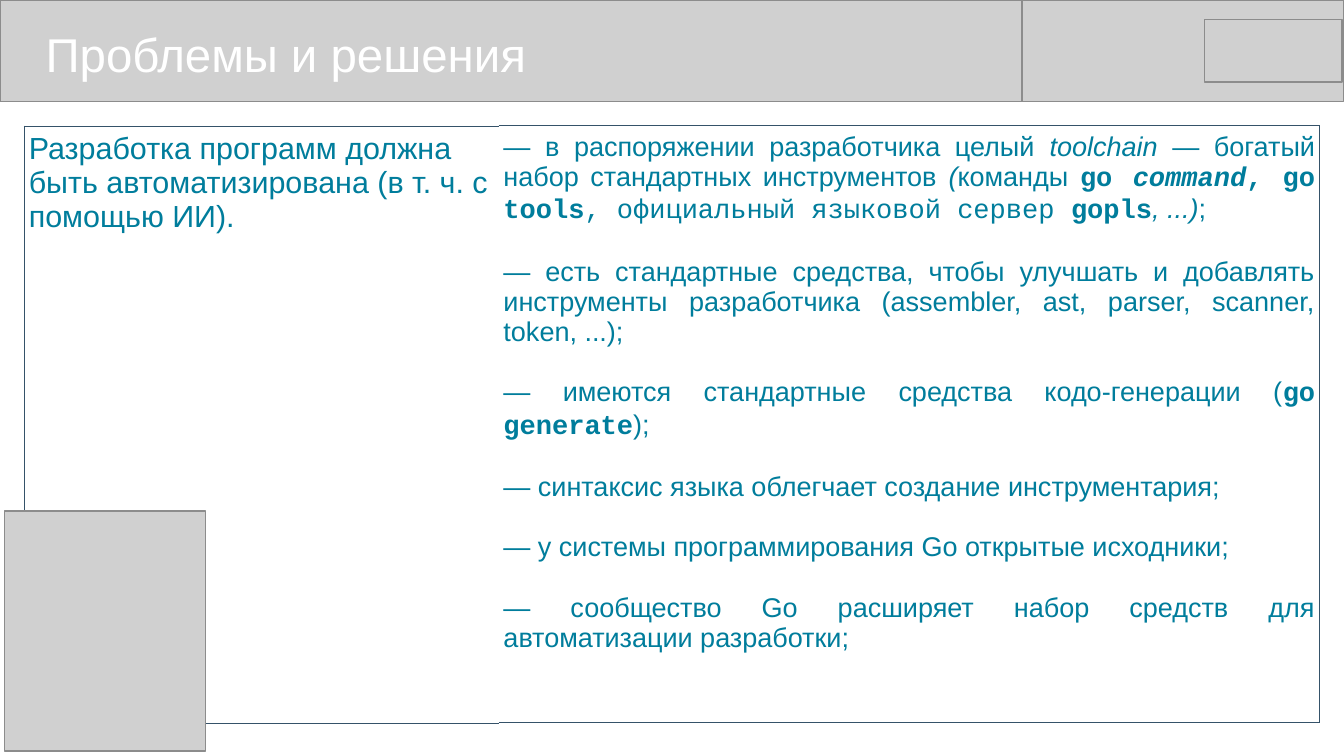
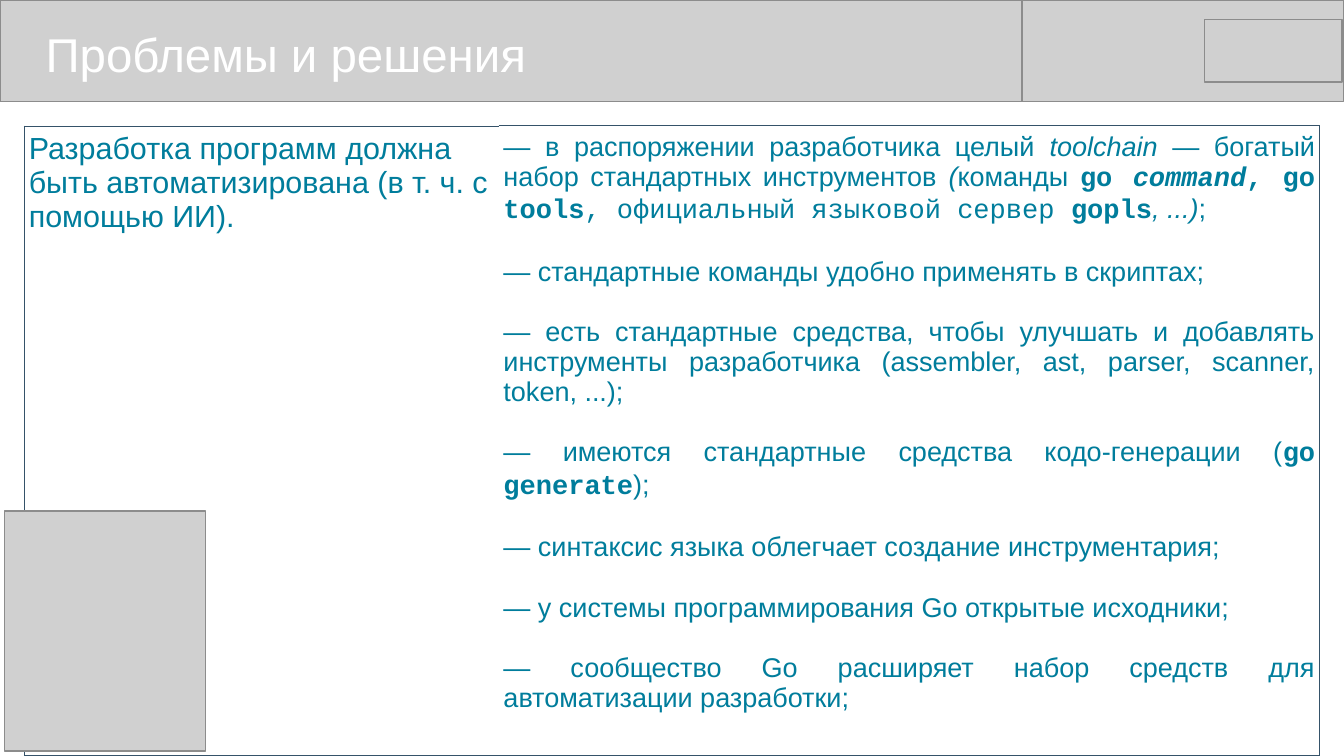
Before and after one commit to mike-shock/Go_language, a slide deck: slide 16 of view/Go_View.odp. Drawn at 1344x756 pixels with LibreOffice and Linux fonts; fonts in the diff are those of the drawing; grey boxes stand for pictures. Boxes give left, top, right and bottom in pixels: in the first picture for what was removed or moved away, otherwise in the second. Text is boxed around its words. In the diff, an @@ line names an element or a change of style, - is before the commit and + after.

```diff
--- a/view/Go_View.odp
+++ b/view/Go_View.odp
@@ table at bbox=[24, 126, 1321, 717] @@
-row 1, column 2: — в распоряжении разработчика целый toolchain — богатый набор стандартных инструментов (команды go command, go tools, официальный языковой сервер gopls, ...); / — есть стандартные средства, чтобы улучшать и добавлять инструменты разработчика (assembler, ast, parser, scanner, token, ...); / — имеются стандартные средства кодо-генерации (go generate); / — синтаксис языка облегчает создание инструментария; / — у системы программирования Go открытые исходники; / — сообщество Go расширяет набор средств для автоматизации разработки;
+row 1, column 2: — в распоряжении разработчика целый toolchain — богатый набор стандартных инструментов (команды go command, go tools, официальный языковой сервер gopls, ...); / — стандартные команды удобно применять в скриптах; / — есть стандартные средства, чтобы улучшать и добавлять инструменты разработчика (assembler, ast, parser, scanner, token, ...); / — имеются стандартные средства кодо-генерации (go generate); / — синтаксис языка облегчает создание инструментария; / — у системы программирования Go открытые исходники; / — сообщество Go расширяет набор средств для автоматизации разработки;
```
Also in this commit, not shown: 4 other slides changed, 3 other files.
